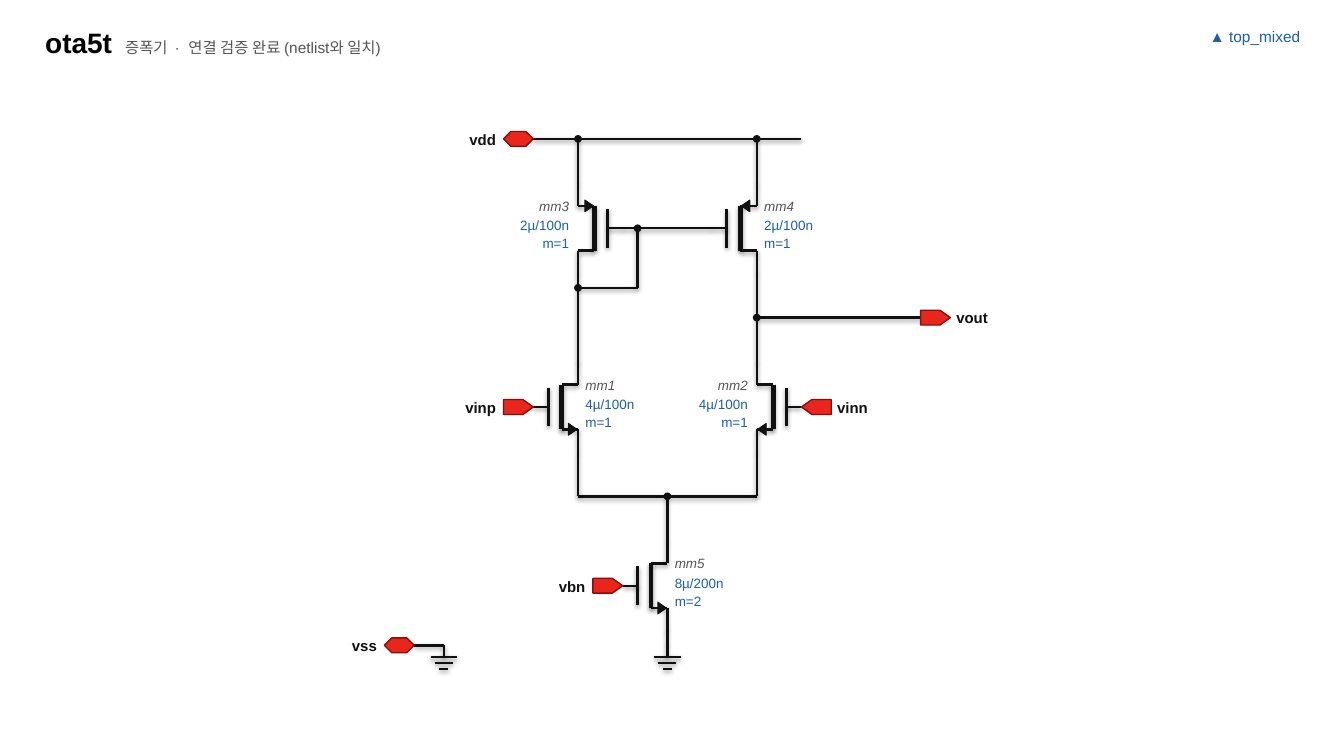
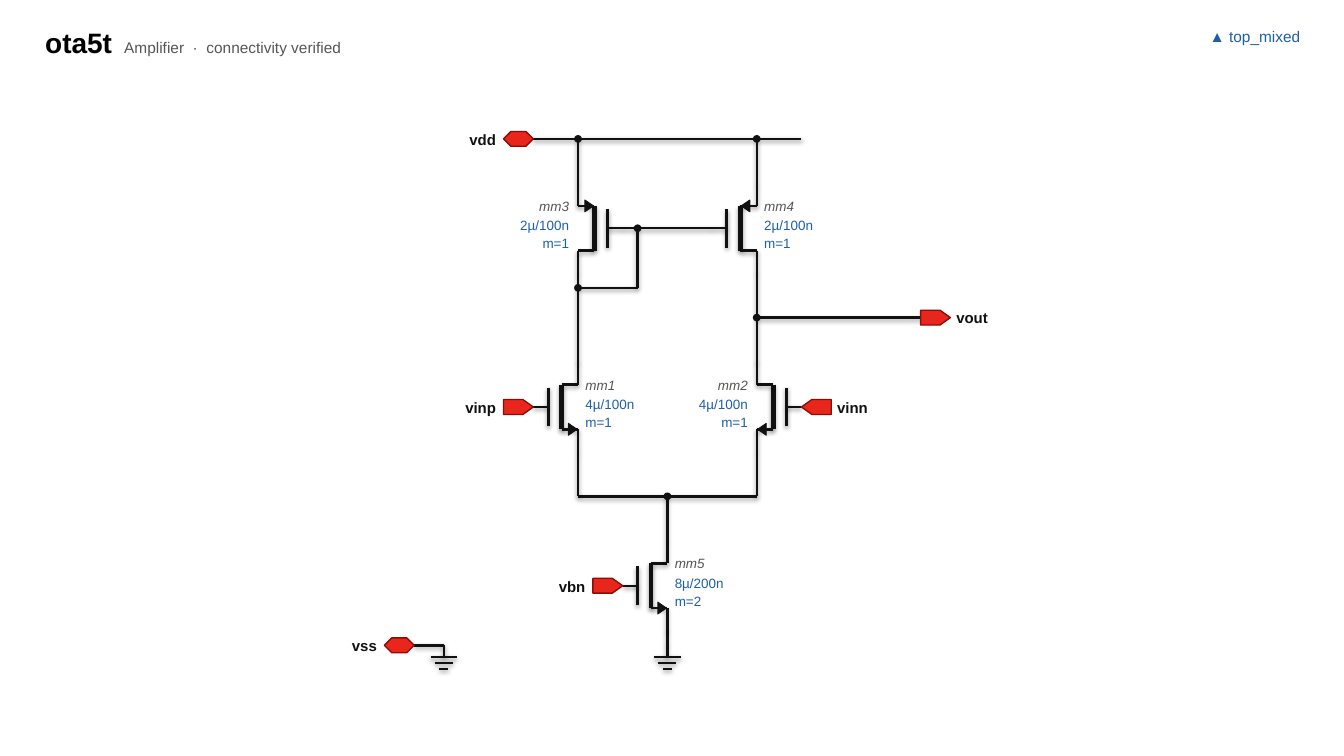
Before and after one commit to jmseo16/etf-dashboard, a slide deck: slide 2 of examples/virtuoso_style_schematic.pptx. Drawn at 1344x756 pixels with LibreOffice and Linux fonts; fonts in the diff are those of the drawing. Boxes give left, top, right and bottom in pixels: in the first picture for what was removed or moved away, otherwise in the second. Text is boxed around its words. In the diff, an @@ line names an element or a change of style, - is before the commit and + after.

```diff
--- a/examples/virtuoso_style_schematic.pptx
+++ b/examples/virtuoso_style_schematic.pptx
@@ text at (45,33,341,56): text changed @@
-ota5t 증폭기 · 연결 검증 완료 (netlist와 일치)
+ota5t Amplifier · connectivity verified
```
Also in this commit, not shown: 3 other slides changed, 14 other files.
